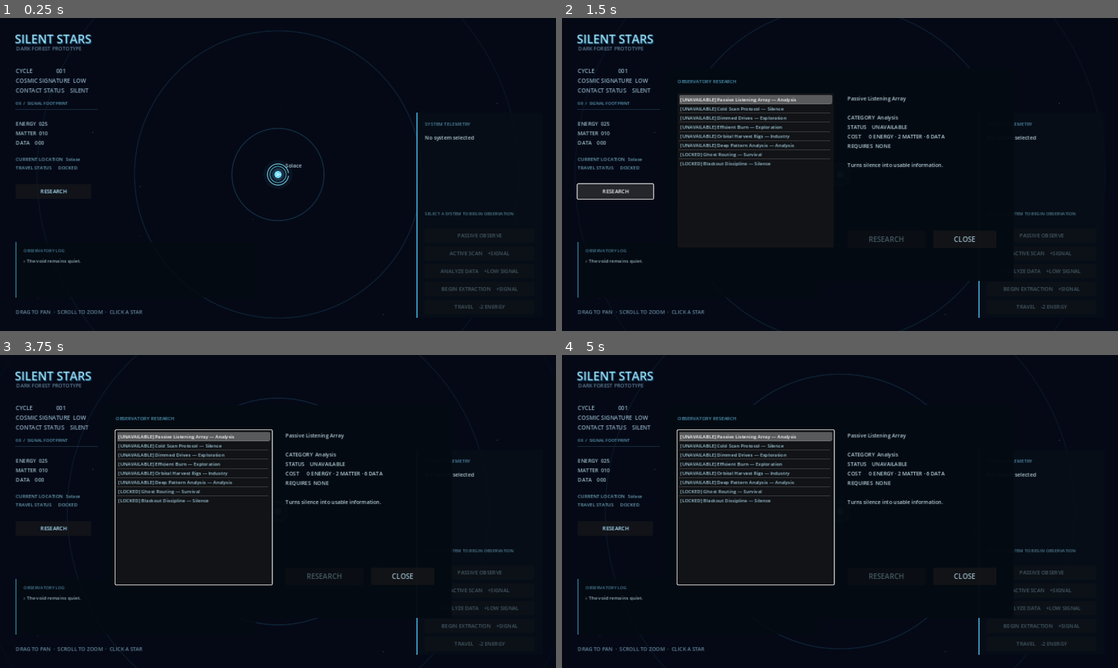
Above: before the commit, frames 1-4 (two rows, left to right).
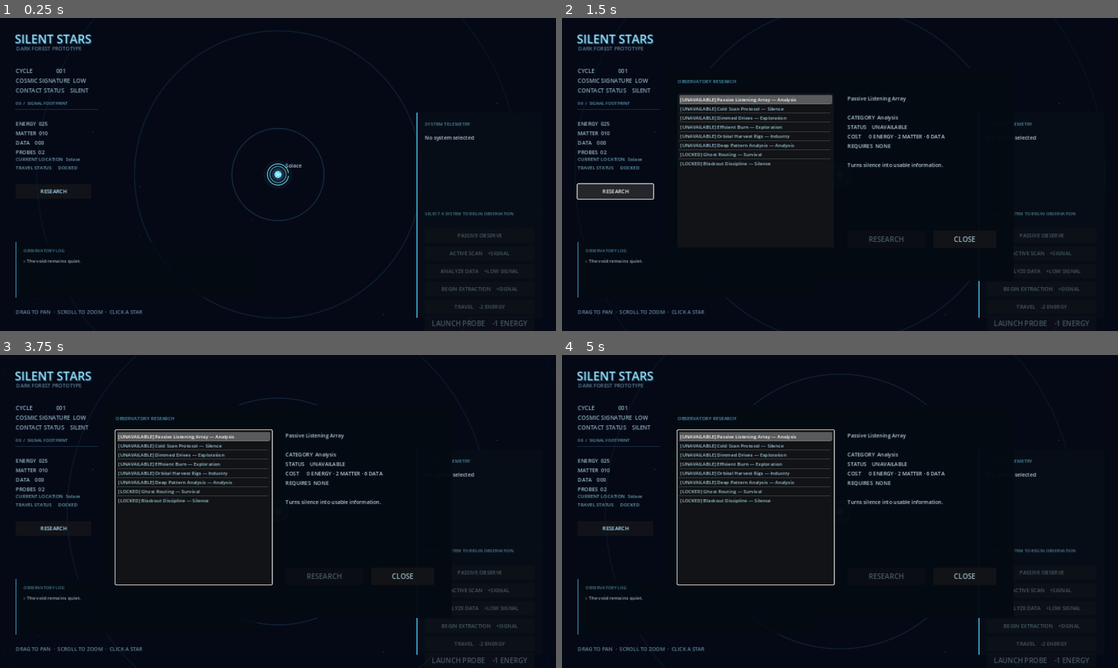
Above: after the commit, the same moments.

Repository: Gustavo-Wallace/silent-stars
Game: Godot game, scene res://scenes/main/main.tscn
Two runs of this game, one before a commit and one after it. Both use one fixed random seed, a clock stepped at 60 frames per second and the inputs below.
Inputs (mouse positions are in pixels of both pictures, inside the frame that each line leads up to):
- Up to frame 1 (0.25 s): no input
- Up to frame 2 (1.5 s): click "RESEARCH" at 0.5 s; click "RESEARCH" at 1.25 s
- Up to frame 3 (3.75 s): click "RESEARCH" at 2 s; tap A at 2.75, 3.5 s; drag from (278, 511) to (333, 442) at 2.77 s; drag from (166, 527) to (278, 511) at 3.52 s
- Up to frame 4 (5 s): tap A at 4.25 s; move the mouse to (895, 442) at 4.27 s; click (895, 442) at 4.42 s

The runs differ from the first frame. In frame 1, 0.2% of the frame differs, in the area x 2-95%, y 42-99%; in frame 2, 0.2%; in frame 3, 0.2%; in frame 4, 0.2%.

Commit message:
sondas remotas e risco de rastreamento

Diff:
--- a/scenes/ui/hud.tscn
+++ b/scenes/ui/hud.tscn
@@ -223,6 +223,16 @@
 theme_override_colors/font_disabled_color = Color(0.36, 0.46, 0.51, 0.7)
 theme_override_font_sizes/font_size = 12
 text = "TRAVEL    -2 ENERGY"
+
+[node name="LaunchProbe" type="Button" parent="DetailsPanel"]
+layout_mode = 0
+offset_left = 20.0
+offset_top = 468.0
+offset_right = 272.0
+offset_bottom = 501.0
+theme_override_colors/font_color = Color(0.7, 1, 0.76, 1)
+theme_override_colors/font_disabled_color = Color(0.36, 0.46, 0.51, 0.7)
+text = "LAUNCH PROBE    -1 ENERGY"
 
 [node name="LogPanel" type="ColorRect" parent="."]
 layout_mode = 0
--- /dev/null
+++ b/scenes/universe/probe_node.tscn
@@ -0,0 +1,5 @@
+[gd_scene load_steps=2 format=3]
+[ext_resource type="Script" path="res://scripts/universe/probe_node.gd" id="1"]
+[node name="ProbeNode" type="Node2D"]
+z_index = 5
+script = ExtResource("1")
--- a/scripts/core/game_state.gd
+++ b/scripts/core/game_state.gd
@@ -7,6 +7,7 @@
 signal signature_increased(intensity: float)
 signal resources_changed(energy: int, matter: int, data: int)
 signal travel_status_changed(current_system_id: int, is_traveling: bool)
+signal probes_changed(count: int)
 
 var current_cycle: int = 1
 var cosmic_signature: int = 0
@@ -25,11 +26,32 @@
 var analysis_yield_modifier: float = 1.0
 var passive_observe_data_bonus: int = 0
 var event_risk_modifier: float = 1.0
+var probes_available: int = 2
+var probes_launched_total: int = 0
+var probes_lost_total: int = 0
+var probe_signature_modifier: float = 1.0
+
+func launch_probe() -> bool:
+	if probes_available <= 0: add_log_message("No probes available."); return false
+	if energy < 1: add_log_message("Insufficient energy for probe launch."); return false
+	probes_available -= 1; probes_launched_total += 1; energy -= 1
+	probes_changed.emit(probes_available)
+	resources_changed.emit(energy, matter, data)
+	_advance_action(_modified_signature(1, probe_signature_modifier), 0.22)
+	return true
+
+func apply_probe_result(system: StarSystemData, result: String, data_gain: int, matter_gain: int, signature_gain: int, watched: bool) -> void:
+	data += data_gain; matter += matter_gain
+	resources_changed.emit(energy, matter, data)
+	if signature_gain > 0: _advance_signature_only(signature_gain, 0.3)
+	if watched: forced_contact_state = "WATCHED"; _refresh_contact_state(); state_changed.emit(current_cycle, cosmic_signature, contact_state)
+	add_log_message(result)
 
 
 func publish_initial_state() -> void:
 	state_changed.emit(current_cycle, cosmic_signature, contact_state)
 	resources_changed.emit(energy, matter, data)
+	probes_changed.emit(probes_available)
 	log_message_added.emit("The void remains quiet.")
 
 
--- a/scripts/core/main.gd
+++ b/scripts/core/main.gd
@@ -19,14 +19,18 @@
 	universe_map.travel_requested.connect(_on_travel_requested)
 	universe_map.travel_arrived.connect(_on_travel_arrived)
 	universe_map.action_denied.connect(game_state.add_log_message)
+	universe_map.probe_requested.connect(_on_probe_requested)
+	universe_map.probe_arrived.connect(_on_probe_arrived)
 	hud.passive_observe_requested.connect(universe_map.observe_selected_system)
 	hud.active_scan_requested.connect(universe_map.scan_selected_system)
 	hud.analyze_requested.connect(universe_map.analyze_selected_system)
 	hud.extraction_requested.connect(universe_map.extract_selected_system)
 	hud.travel_requested.connect(universe_map.begin_travel_to_selected)
+	hud.probe_requested.connect(universe_map.launch_probe_to_selected)
 	hud.research_requested.connect(technology_manager.research)
 	game_state.state_changed.connect(hud.update_game_state)
 	game_state.resources_changed.connect(hud.update_resources)
+	game_state.probes_changed.connect(hud.update_probes)
 	game_state.travel_status_changed.connect(_on_travel_status_changed)
 	game_state.log_message_added.connect(hud.add_log_message)
 	game_state.signature_increased.connect(universe_map.trigger_signature_pulse)
@@ -58,6 +62,30 @@
 func _on_research_completed(_technology: TechnologyData) -> void:
 	universe_map.trigger_signature_pulse(0.25)
 
+func _on_probe_requested(destination: StarSystemData, distance: float) -> void:
+	if game_state.launch_probe():
+		var probe := ProbeData.new()
+		probe.probe_id = game_state.probes_launched_total
+		probe.origin_system_id = game_state.current_system_id
+		probe.target_system_id = destination.id
+		probe.risk_level = ProbeService.risk(destination, game_state.cosmic_signature, distance, game_state.event_risk_modifier)
+		universe_map.start_probe(destination, probe)
+		game_state.add_log_message("Probe launched toward %s." % destination.system_name)
+
+func _on_probe_arrived(destination: StarSystemData, probe: ProbeData) -> void:
+	var roll := float((probe.probe_id * 37) % 100) / 100.0
+	if roll < probe.risk_level * 0.35:
+		game_state.probes_lost_total += 1
+		game_state.apply_probe_result(destination, "Probe signal terminated without decay.", 0, 0, 2, probe.risk_level > 0.45)
+		return
+	destination.observed = true
+	var deep := destination.system_type == "Signal Ruin" or destination.system_type == "Red Anomaly" or roll > 0.72
+	if deep: destination.scanned = true
+	var data_gain := 2 + int(destination.data_potential / 45)
+	if deep: data_gain += 2
+	game_state.apply_probe_result(destination, "Probe survey completed. Local readings archived. +%d DATA." % data_gain, data_gain, 0, 0, false)
+	hud.display_system(destination)
+
 
 # Future integration points: cosmic signature, time cycles, technology progression,
 # Dark Forest threats and narrative events should coordinate here without coupling UI to map generation.
--- a/scripts/ui/hud.gd
+++ b/scripts/ui/hud.gd
@@ -8,6 +8,7 @@
 signal extraction_requested
 signal travel_requested
 signal research_requested(technology_id: String)
+signal probe_requested
 
 const MAX_LOG_MESSAGES := 5
 
@@ -35,6 +36,7 @@
 @onready var research_details: Label = $ResearchPanel/Details
 @onready var research_button: Button = $ResearchPanel/Research
 @onready var research_close: Button = $ResearchPanel/Close
+@onready var probe_button: Button = $DetailsPanel/LaunchProbe
 
 var selected_system: StarSystemData
 var log_messages: Array[String] = []
@@ -44,6 +46,7 @@
 var research_energy: int = 0
 var research_matter: int = 0
 var research_data: int = 0
+var probes_count: int = 0
 var selected_technology_index: int = -1
 
 
@@ -54,6 +57,7 @@
 	extraction_button.pressed.connect(_on_extraction_pressed)
 	travel_button.pressed.connect(_on_travel_pressed)
 	event_continue.pressed.connect(_on_event_continue_pressed)
+	probe_button.pressed.connect(func(): probe_requested.emit())
 	research_toggle.pressed.connect(_on_research_toggle_pressed)
 	research_close.pressed.connect(_on_research_close_pressed)
 	research_button.pressed.connect(_on_research_pressed)
@@ -63,6 +67,7 @@
 	analyze_button.disabled = true
 	extraction_button.disabled = true
 	travel_button.disabled = true
+	probe_button.disabled = true
 	event_panel.visible = false
 	research_panel.visible = false
 
@@ -75,6 +80,7 @@
 	analyze_button.disabled = data.is_home or not data.observed
 	extraction_button.disabled = data.is_home or not data.scanned or data.depleted
 	travel_button.disabled = is_traveling or data.id == current_system_id or not data.observed
+	probe_button.disabled = data.id == current_system_id or not data.observed
 	if data.id != current_system_id:
 		extraction_button.disabled = true
 	if data.is_home:
@@ -105,7 +111,11 @@
 	research_energy = energy
 	research_matter = matter
 	research_data = data
-	resource_readout.text = "ENERGY  %03d\nMATTER  %03d\nDATA    %03d" % [energy, matter, data]
+	resource_readout.text = "ENERGY  %03d\nMATTER  %03d\nDATA    %03d\nPROBES  %02d" % [energy, matter, data, probes_count]
+
+func update_probes(count: int) -> void:
+	probes_count = count
+	resource_readout.text = "ENERGY  %03d\nMATTER  %03d\nDATA    %03d\nPROBES  %02d" % [research_energy, research_matter, research_data, probes_count]
 	_refresh_research()
 
 
--- /dev/null
+++ b/scripts/universe/probe_data.gd
@@ -0,0 +1,8 @@
+class_name ProbeData
+extends Resource
+
+var probe_id: int = 0
+var origin_system_id: int = 0
+var target_system_id: int = 0
+var state: String = "IN_TRANSIT"
+var risk_level: float = 0.0
--- /dev/null
+++ b/scripts/universe/probe_node.gd
@@ -0,0 +1,31 @@
+class_name ProbeNode
+extends Node2D
+
+signal arrived(probe: ProbeData)
+
+var probe: ProbeData
+var target := Vector2.ZERO
+var speed := 620.0
+var trail: Array[Vector2] = []
+
+func launch(data: ProbeData, origin: Vector2, destination: Vector2) -> void:
+	probe = data
+	position = origin
+	target = destination
+
+func _process(delta: float) -> void:
+	if probe == null: return
+	position = position.move_toward(target, speed * delta)
+	trail.push_front(position)
+	if trail.size() > 8: trail.pop_back()
+	if position.distance_to(target) < 1.0:
+		probe.state = "ARRIVED"
+		arrived.emit(probe)
+		queue_free()
+	queue_redraw()
+
+func _draw() -> void:
+	for i in range(1, trail.size()):
+		draw_line(trail[i - 1] - position, trail[i] - position, Color(0.68, 1, 0.72, 0.28), 1.0, true)
+	draw_circle(Vector2.ZERO, 5.0, Color(0.55, 1, 0.68, 0.15))
+	draw_colored_polygon(PackedVector2Array([Vector2(5, 0), Vector2(0, 3), Vector2(-4, 0), Vector2(0, -3)]), Color(0.72, 1, 0.78, 0.96))
--- /dev/null
+++ b/scripts/universe/probe_service.gd
@@ -0,0 +1,7 @@
+class_name ProbeService
+extends RefCounted
+
+static func risk(system: StarSystemData, signature: int, distance: float, modifier: float) -> float:
+	var value: float = float(system.threat_level) / 160.0 + float(signature) / 180.0 + distance / 8000.0
+	if system.system_type == "Red Anomaly" or system.system_type == "Dark System" or system.system_type == "Signal Ruin": value += 0.18
+	return clampf(value * modifier, 0.05, 0.9)
--- a/scripts/universe/universe_map.gd
+++ b/scripts/universe/universe_map.gd
@@ -11,9 +11,12 @@
 signal travel_requested(destination: StarSystemData, distance: float)
 signal travel_arrived(destination: StarSystemData)
 signal action_denied(message: String)
+signal probe_requested(destination: StarSystemData, distance: float)
+signal probe_arrived(destination: StarSystemData, probe: ProbeData)
 
 const STAR_SYSTEM_SCENE := preload("res://scenes/universe/star_system_node.tscn")
 const RESOURCE_SERVICE := preload("res://scripts/universe/resource_service.gd")
+const PROBE_SCENE := preload("res://scenes/universe/probe_node.tscn")
 const MAP_HALF_EXTENT := 2300.0
 const SYSTEM_COUNT := 46
 const MAP_SEED := 17012026
@@ -235,6 +238,24 @@
 		return
 	travel_requested.emit(selected_data, origin.position.distance_to(selected_data.position))
 
+func launch_probe_to_selected() -> void:
+	if selected_data == null or selected_data.id == current_system_id or not selected_data.observed:
+		action_denied.emit("Observation data required before probe launch.")
+		return
+	var origin := _system_by_id(current_system_id)
+	probe_requested.emit(selected_data, origin.position.distance_to(selected_data.position))
+
+func start_probe(destination: StarSystemData, probe: ProbeData) -> void:
+	var node := PROBE_SCENE.instantiate() as ProbeNode
+	add_child(node)
+	node.launch(probe, _system_by_id(current_system_id).position, destination.position)
+	node.arrived.connect(func(data: ProbeData): _on_probe_arrived(destination, data))
+	trigger_world_pulse(_system_by_id(current_system_id).position, 0.18)
+
+func _on_probe_arrived(destination: StarSystemData, probe: ProbeData) -> void:
+	trigger_world_pulse(destination.position, 0.28)
+	probe_arrived.emit(destination, probe)
+
 
 func start_ship_travel(destination: StarSystemData) -> void:
 	var origin := _system_by_id(current_system_id)
Not shown, added: scripts/universe/probe_data.gd.uid
Not shown, added: scripts/universe/probe_node.gd.uid
Not shown, added: scripts/universe/probe_service.gd.uid
Not shown, changed: README.md
Not shown, changed: docs/ROADMAP.md
